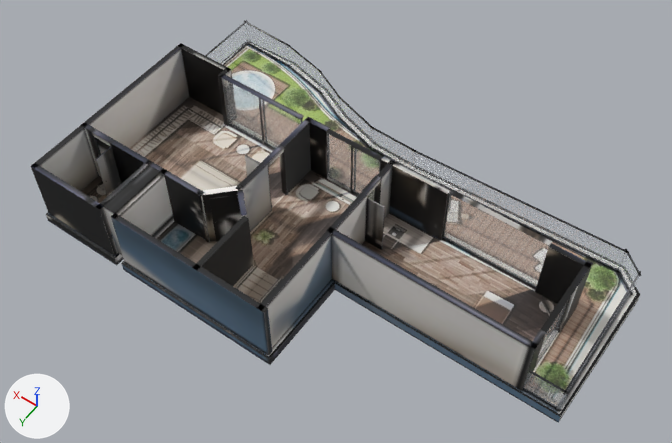
A saved change to the glTF model akasya-3d/kent-54/model.glb.
Camera for both pictures: a 50 mm lens placed at (-9.98, 14.78, 23.25), pointed at (0.24, 0.47, 0.77). Arrows for +X, +Y and +Z are at lower left; the lights stay in place. The picture after the commit comes second. Where no turn or scale is listed for an object, it has been applied to the vertices. Vertices at exactly the same position are counted once.
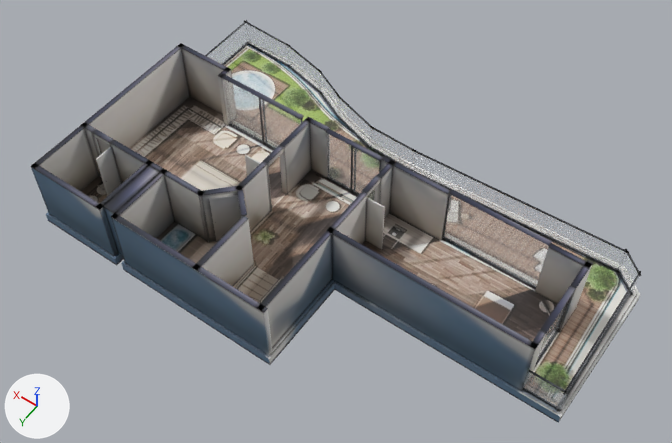
Diff of the bpy script that builds the scene:
```diff
--- a/akasya-3d/kent-54/model.glb.py
+++ b/akasya-3d/kent-54/model.glb.py
@@ mat_baked @@
 n3 = _N.new('ShaderNodeMapping'); n3.name = 'Mapping'
 n3.inputs[1].default_value = (0.000776, -14.98, 0.0)  # 'Location'
-n3.inputs[3].default_value = (13.93, 15.98, 1.0)  # 'Scale'
+n3.inputs[3].default_value = (13.9, 15.98, 1.0)  # 'Scale'
 n4 = _N.new('ShaderNodeUVMap'); n4.name = 'UV Map'
@@ me_mesh_0 @@
 # used by ob_mesh_0; location = (-8.41, 5.11, -0.36)
-me_mesh_0.from_pydata(...)  # 2103 vertices, 3810 faces; spans x 0.0..16.7, y -10.3..0.0, z 0.0..2.6
+me_mesh_0.from_pydata(...)  # 1666 vertices, 2936 faces; spans x 0.0..16.7, y -10.3..0.0, z 0.0..2.6
+# me_mesh_0 part 1: 11 vertices moved within x 1.3..16.6, y -6.7..-3.0, z 0.0..0.4; 437 vertices removed from x 1.3..16.7, y -6.9..0.0, z 0.0..0.4
+# me_mesh_0 part 2: 988 kept faces spanning x 0.0..16.7, y -10.2..0.0, z 0.0..2.6 get new texture (UV) coordinates
 me_mesh_0.materials.append(mat_baked)
```

Boxes [x1, y1, x2, y2] around the edits, measured in the pictures (672 x 443 px):
'Mesh_0', surface changed
    both: [31, 20, 641, 420]
part 1 of me_mesh_0, reshaped (mostly hidden afterwards)
    before: [46, 53, 640, 411]
    after: [521, 388, 561, 411]
part 2 of me_mesh_0, surface changed
    both: [38, 20, 641, 393]
